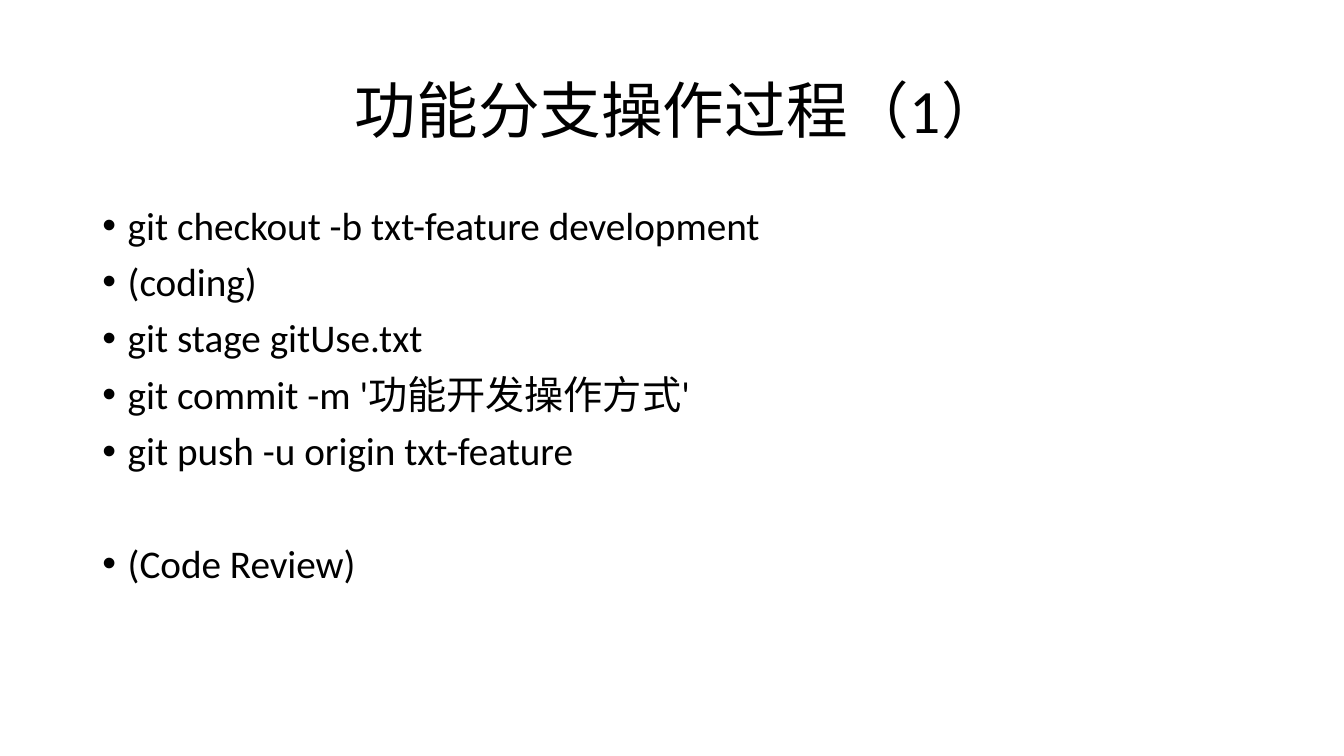
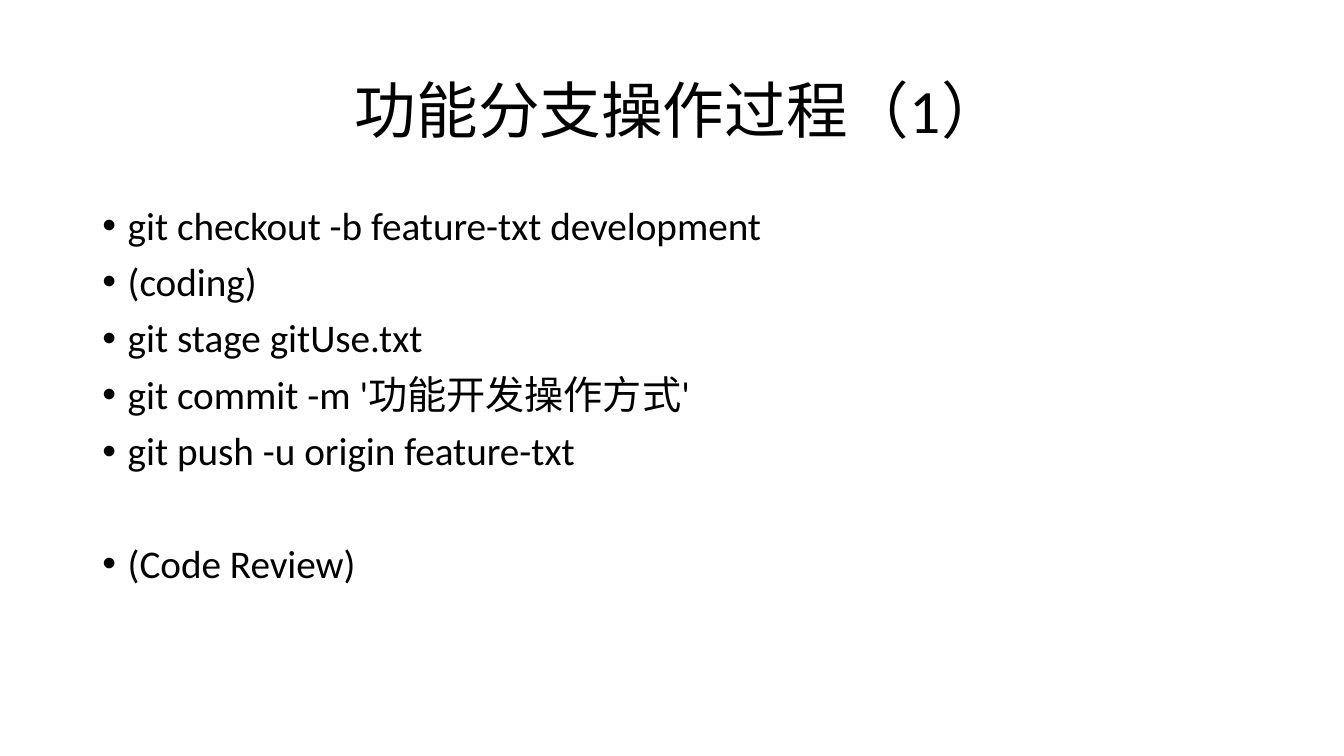
Before and after one commit to ruhuansanmei/gituse, a slide deck: slide 5 of gitUsage.pptx. Drawn at 1344x756 pixels with LibreOffice and Linux fonts; fonts in the diff are those of the drawing. Boxes give left, top, right and bottom in pixels: in the first picture for what was removed or moved away, otherwise in the second. Text is boxed around its words. In the diff, an @@ line names an element or a change of style, - is before the commit and + after.

```diff
--- a/gitUsage.pptx
+++ b/gitUsage.pptx
@@ text at [128,212,761,247]: text changed @@
-• git checkout -b txt-feature development
+• git checkout -b feature-txt development
@@ text at [128,437,574,472]: text changed @@
-• git push -u origin txt-feature
+• git push -u origin feature-txt
```
Also in this commit, not shown: 1 other slide changed, 1 other file.
